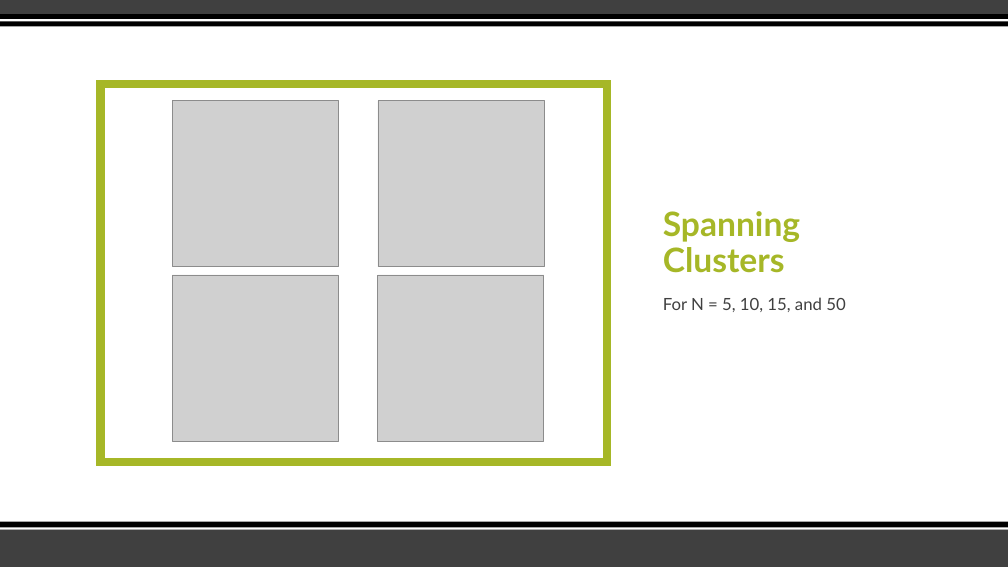
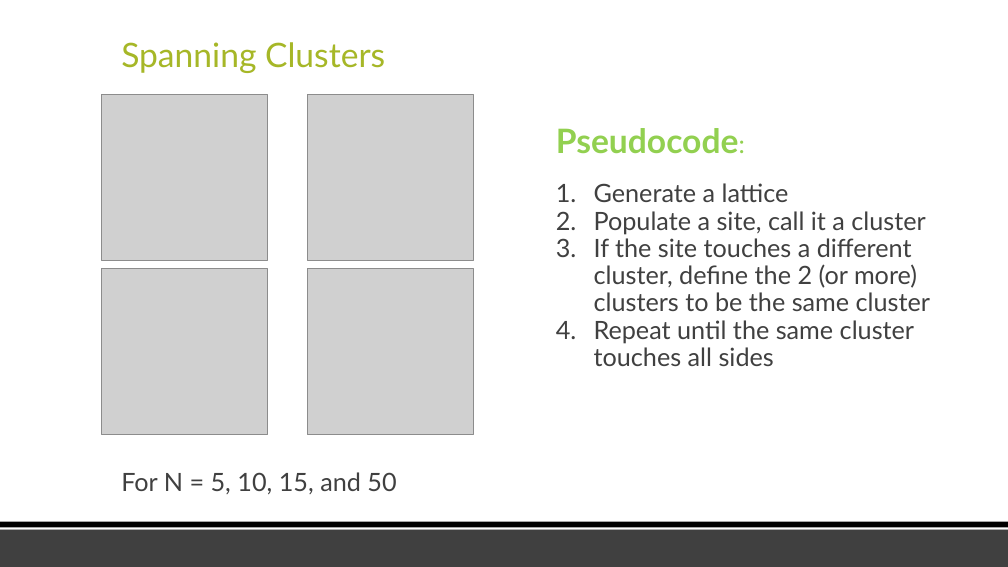
Before and after one commit to tahoeschrader/PHYS566_group4_project-1a_walk-diffusion-cluster, a slide deck: slide 5 of Percolation/Percolation_Presentation.pptx. Drawn at 1008x567 pixels with LibreOffice and Linux fonts; fonts in the diff are those of the drawing; grey boxes stand for pictures. Boxes give left, top, right and bottom in pixels: in the first picture for what was removed or moved away, otherwise in the second. Text is boxed around its words. In the diff, an @@ line names an element or a change of style, - is before the commit and + after.

Commit message:
Updated power point
Added images and some info for part A
Rearranged some slides

```diff
--- a/Percolation/Percolation_Presentation.pptx
+++ b/Percolation/Percolation_Presentation.pptx
@@ rectangle removed at bbox=[0, 0, 1008, 14] @@
@@ rectangle removed at bbox=[0, 14, 1008, 26] @@
@@ rectangle removed at bbox=[0, 19, 1008, 21] @@
@@ title "Spanning Clusters": place and size @@
-title "Spanning Clusters" at bbox=[663, 211, 800, 273]
+title "Spanning Clusters" at bbox=[121, 42, 385, 73]
@@ title "Spanning Clusters" at bbox=[121, 42, 385, 73]: bold off @@
@@ rectangle removed at bbox=[101, 84, 607, 462] @@
@@ text added at bbox=[556, 128, 739, 154], 32 pt, text #92D050, bold @@
+Pseudocode:
@@ text added at bbox=[594, 183, 930, 366], 24 pt, text #404040 @@
+1. Generate a lattice
+2. Populate a site, call it a cluster
+3. If the site touches a different cluster, define the 2 (or more) clusters to be the same cluster
+4. Repeat until the same cluster touches all sides
@@ 4 pictures: place and size @@
-4 pictures at bbox=[172, 101, 544, 442]
+4 pictures at bbox=[101, 95, 473, 435]
@@ text "For N = 5, 10, ...": place and size @@
-text "For N = 5, 10, ..." at bbox=[663, 297, 845, 312]
+text "For N = 5, 10, ..." at bbox=[121, 472, 396, 494]
@@ text "For N = 5, 10, ..." at bbox=[121, 472, 396, 494]: size 16 to 24 pt; more space between paragraphs @@
```
Also in this commit, not shown: 3 other slides changed, 3 slides added, 2 slides removed.
